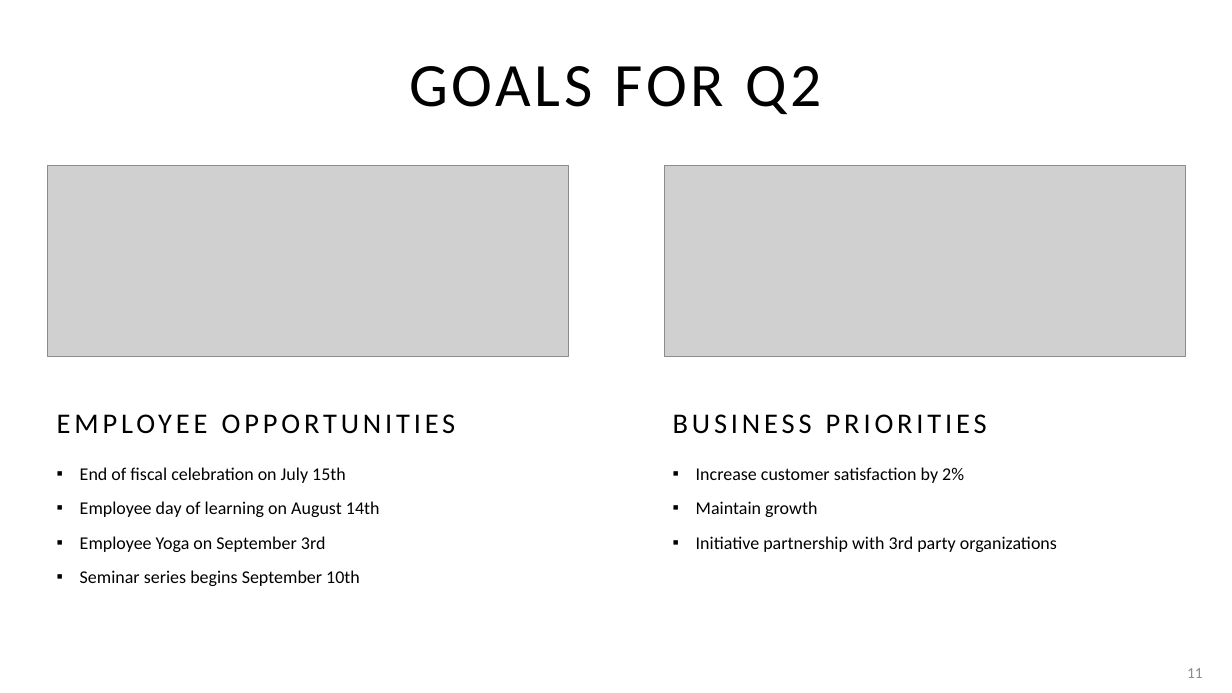
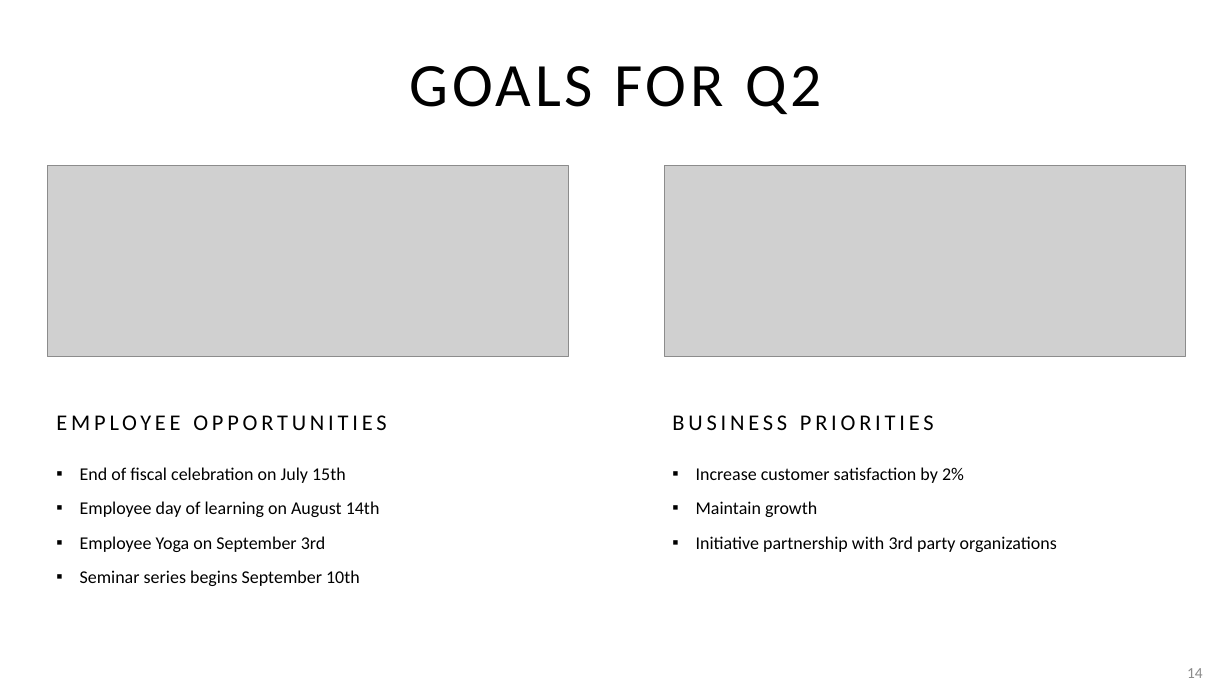
Before and after one commit to marcolongol/bff, a slide deck: slide 14 of API Gateway vs BFF_v0.pptx (slide 11 before the commit). Drawn at 1232x693 pixels with LibreOffice and Linux fonts; fonts in the diff are those of the drawing; grey boxes stand for pictures. Boxes give left, top, right and bottom in pixels: in the first picture for what was removed or moved away, otherwise in the second. Text is boxed around its words. In the diff, an @@ line names an element or a change of style, - is before the commit and + after.

```diff
--- a/API Gateway vs BFF_v0.pptx
+++ b/API Gateway vs BFF_v0.pptx
@@ text "EMPLOYEE OPPORTUNITIES" at [56,415,386,430]: size 22.2 to 17.5 pt; line spacing 1.3 to 1.5 @@
@@ text "BUSINESS PRIORITIES" at [672,415,934,430]: size 22.2 to 17.5 pt; line spacing 1.3 to 1.5 @@
@@ page number at [1187,668,1203,678]: text changed; text colour #8C8C8C to #8B8B8B @@
-11
+14
```
Also in this commit, not shown: 12 other slides changed, 3 slides added.
